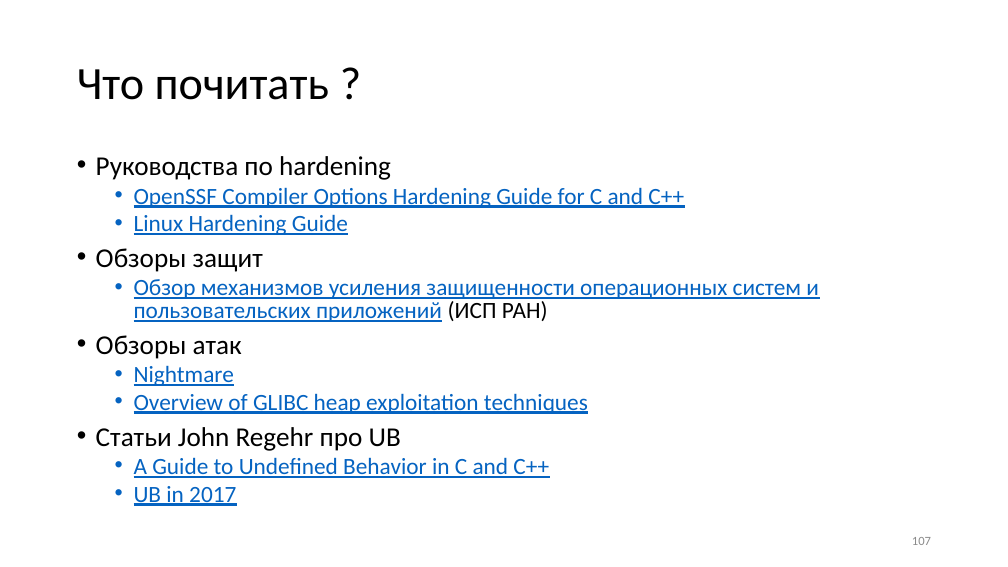
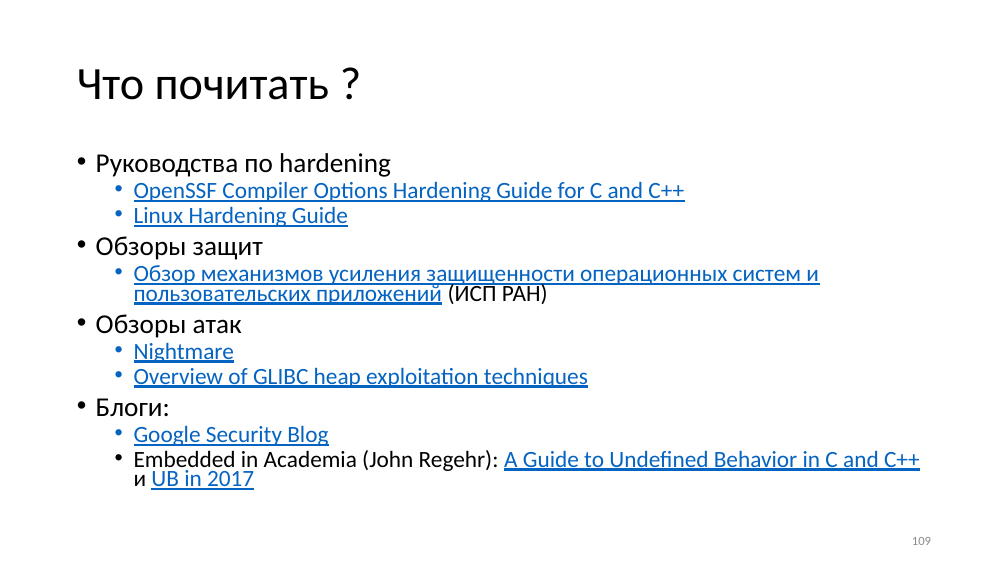
Before and after one commit to yugr/slides, a slide deck: slide 109 of CppZeroCost/2025/RU.pptx (slide 107 before the commit). Drawn at 1008x567 pixels with LibreOffice and Linux fonts; fonts in the diff are those of the drawing. Boxes give left, top, right and bottom in pixels: in the first picture for what was removed or moved away, otherwise in the second. Text is boxed around its words. In the diff, an @@ line names an element or a change of style, - is before the commit and + after.

```diff
--- a/CppZeroCost/2025/RU.pptx
+++ b/CppZeroCost/2025/RU.pptx
@@ text at <box>96,153,819,388</box>: line spacing 0.8 to 0.7 @@
@@ text at <box>96,398,920,490</box>: text changed @@
-• Статьи John Regehr про UB
-  • A Guide to Undefined Behavior in C and C++
-  • UB in 2017
+• Блоги:
+  • Google Security Blog
+  • Embedded in Academia (John Regehr): A Guide to Undefined Behavior in C and C++ и UB in 2017
```
Also in this commit, not shown: 22 other slides changed, 2 slides added, 3 other files.
